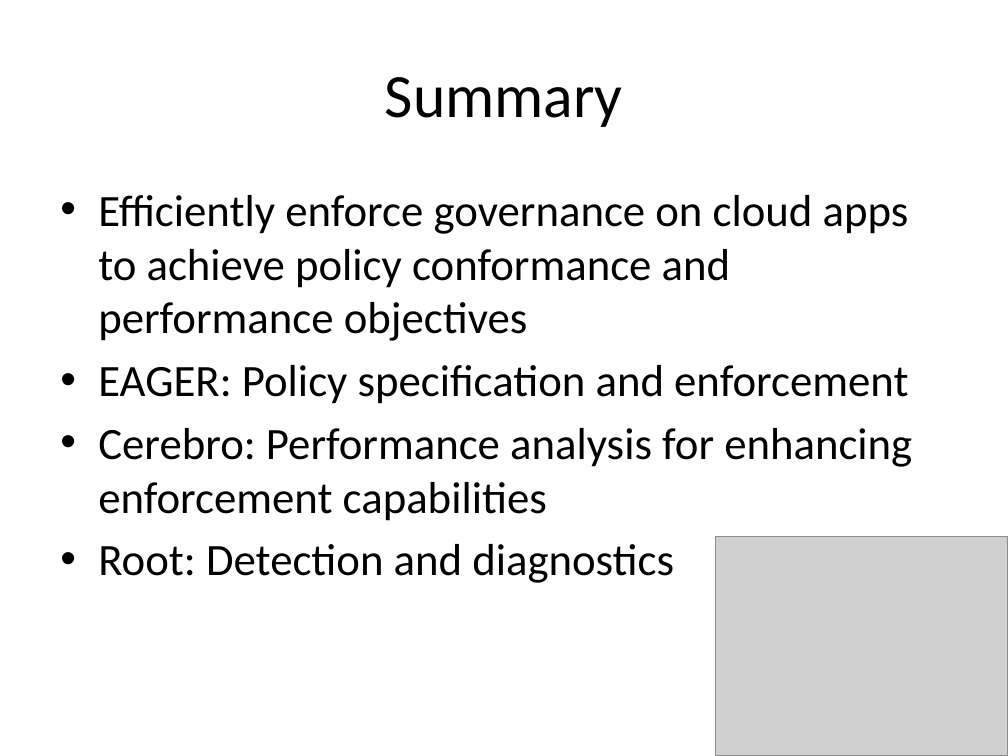
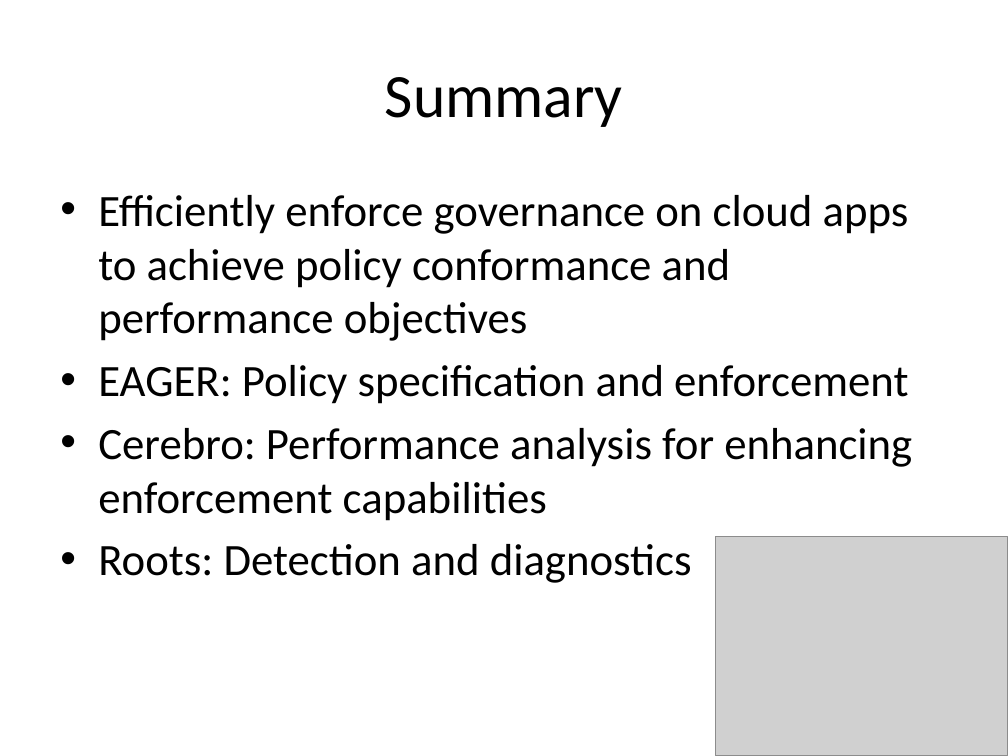
Before and after one commit to Dithn/eager-appscale, a slide deck: slide 9 of Eager/paper/thesis-proposal/coffee_hour_talk.pptx. Drawn at 1008x756 pixels with LibreOffice and Linux fonts; fonts in the diff are those of the drawing; grey boxes stand for pictures. Boxes give left, top, right and bottom in pixels: in the first picture for what was removed or moved away, otherwise in the second. Text is boxed around its words. In the diff, an @@ line names an element or a change of style, - is before the commit and + after.

Commit message:
Updated slides

```diff
--- a/Eager/paper/thesis-proposal/coffee_hour_talk.pptx
+++ b/Eager/paper/thesis-proposal/coffee_hour_talk.pptx
@@ text at box(98, 544, 692, 583): text changed @@
-• Root: Detection and diagnostics
+• Roots: Detection and diagnostics
```
Also in this commit, not shown: 1 other slide changed.
